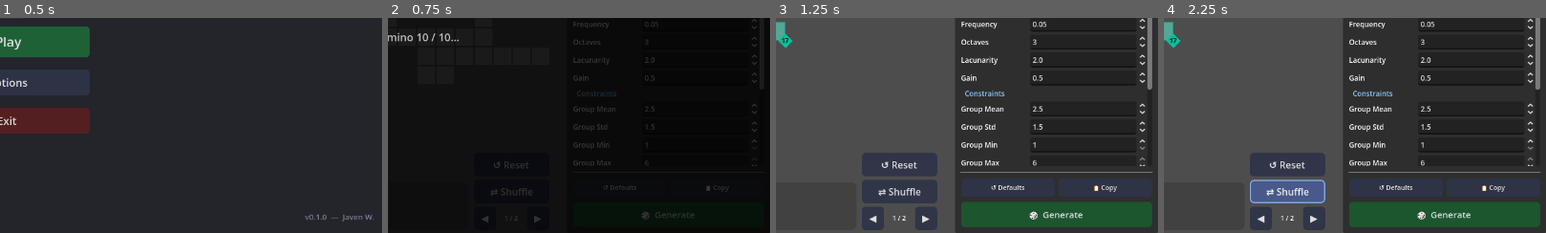
Above: before the commit, frames 1-4 (left to right).
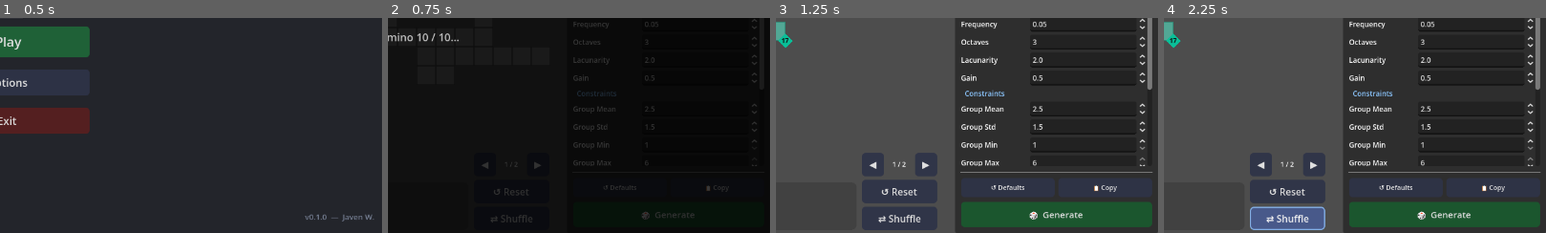
Above: after the commit, the same moments.

Repository: Javen-W/Ritz
Game: Godot game, scene res://main_menu.tscn
Same seed, same stepped clock (60 frames per second), same inputs: the game is played once before the commit and once after it.
Inputs:
- Up to frame 1 (0.5 s): no input
- Up to frame 2 (0.75 s): click "▶ Play" at 0.5 s
- Up to frame 3 (1.25 s): no input
- Up to frame 4 (2.25 s): click "◀" at 1.25 s; click "⇄ Shuffle" at 2 s
The pictures show only the part of the screen within x 50-100%, y 50-100%; the shares and areas given below are measured in that part.

Frame 1 is identical in both runs. In frame 2, 0.3% of the frame differs, in the area x 24-40%, y 66-96%; in frame 3, 2.2%; in frame 4, 5.3%, in the area x 22-43%, y 62-99%.

Commit message:
fix pagination ui

Diff:
--- a/domino_panel.gd
+++ b/domino_panel.gd
@@ -39,6 +39,35 @@
 	_button_container.add_theme_constant_override("separation", 6)
 	canvas.add_child(_button_container)
 
+	# Pagination row: [◀]  1 / 2  [▶]
+	var page_hbox := HBoxContainer.new()
+	page_hbox.add_theme_constant_override("separation", 4)
+	page_hbox.alignment = BoxContainer.ALIGNMENT_CENTER
+	_button_container.add_child(page_hbox)
+
+	_prev_btn = Button.new()
+	_prev_btn.text = "◀"
+	_prev_btn.focus_mode = Control.FOCUS_NONE
+	page_hbox.add_child(_prev_btn)
+	_prev_btn.pressed.connect(_on_prev_page_pressed)
+	MusicManager.setup_button(_prev_btn)
+
+	_page_label = Label.new()
+	_page_label.text = "1 / 1"
+	_page_label.horizontal_alignment = HORIZONTAL_ALIGNMENT_CENTER
+	_page_label.custom_minimum_size = Vector2(44, 0)
+	_page_label.add_theme_font_size_override("font_size", 11)
+	page_hbox.add_child(_page_label)
+
+	_next_btn = Button.new()
+	_next_btn.text = "▶"
+	_next_btn.focus_mode = Control.FOCUS_NONE
+	page_hbox.add_child(_next_btn)
+	_next_btn.pressed.connect(_on_next_page_pressed)
+	MusicManager.setup_button(_next_btn)
+
+	_update_pagination_ui()
+
 	var reset_btn := Button.new()
 	reset_btn.text = "↺ Reset"
 	reset_btn.focus_mode = Control.FOCUS_NONE
@@ -52,35 +81,6 @@
 	_button_container.add_child(shuffle_btn)
 	shuffle_btn.pressed.connect(_on_shuffle_button_pressed)
 	MusicManager.setup_button(shuffle_btn)
-
-	# Pagination row: [◀]  1 / 2  [▶]
-	var page_hbox := HBoxContainer.new()
-	page_hbox.add_theme_constant_override("separation", 4)
-	page_hbox.alignment = BoxContainer.ALIGNMENT_CENTER
-	_button_container.add_child(page_hbox)
-
-	_prev_btn = Button.new()
-	_prev_btn.text = "◀"
-	_prev_btn.focus_mode = Control.FOCUS_NONE
-	page_hbox.add_child(_prev_btn)
-	_prev_btn.pressed.connect(_on_prev_page_pressed)
-	MusicManager.setup_button(_prev_btn)
-
-	_page_label = Label.new()
-	_page_label.text = "1 / 1"
-	_page_label.horizontal_alignment = HORIZONTAL_ALIGNMENT_CENTER
-	_page_label.custom_minimum_size = Vector2(44, 0)
-	_page_label.add_theme_font_size_override("font_size", 11)
-	page_hbox.add_child(_page_label)
-
-	_next_btn = Button.new()
-	_next_btn.text = "▶"
-	_next_btn.focus_mode = Control.FOCUS_NONE
-	page_hbox.add_child(_next_btn)
-	_next_btn.pressed.connect(_on_next_page_pressed)
-	MusicManager.setup_button(_next_btn)
-
-	_update_pagination_ui()
 
 	GameSignalbus.domino_generated.connect(_on_domino_generated)
 	GameSignalbus.domino_unassigned.connect(_on_domino_unassigned)
